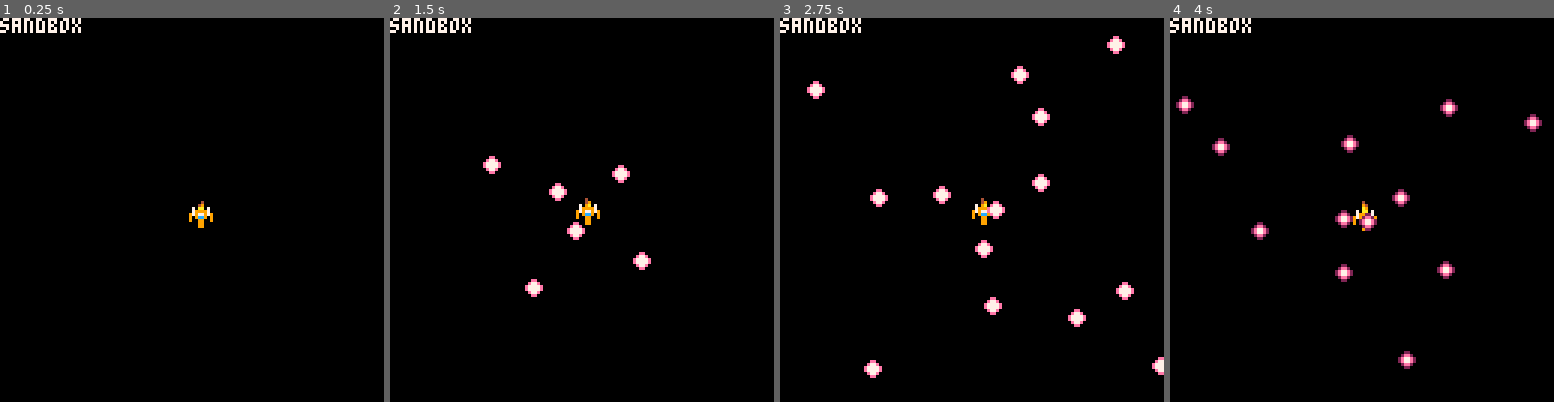
Above: before the commit, frames 1-4 (left to right).
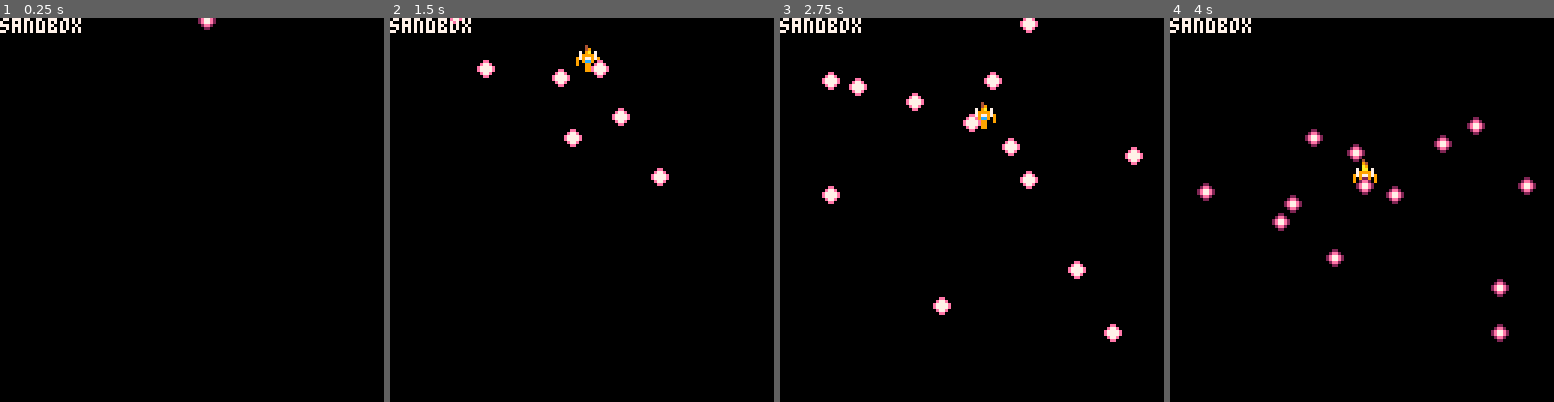
Above: after the commit, the same moments.

Repository: jmcarlson0320/pico8_dev
Game: PICO-8 cartridge shooter.p8
Two runs of this game, one before a commit and one after it. Both use one fixed random seed, a clock stepped at 60 frames per second and the inputs below.
Inputs:
- Up to frame 1 (0.25 s): no input
- Up to frame 2 (1.5 s): tap X (X key) at 0.33, 1.07 s; tap O (Z key) at 0.7 s
- Up to frame 3 (2.75 s): hold Right 1.6-2.1 s; tap O (Z key) at 1.7, 2.1, 2.5 s; tap X (X key) at 1.85 s; hold Up 2.15-2.42 s; hold Right from 2.47 s (still down)
- Up to frame 4 (4 s): tap O (Z key) at 2.9, 3.3, 3.7 s; tap X (X key) at 2.97 s; release Right at 3.03 s; hold Left 3.08-3.58 s; hold Down 3.63-3.97 s

The runs differ from the first frame. In frame 1, 0.3% of the frame differs, in the area x 49-57%, y 0-55%; in frame 2, 2.2%; in frame 3, 4.2%, in the area x 7-100%, y 0-94%; in frame 4, 3.8%.

Commit message:
Add spray-bullets ai command

Diff:
--- a/shooter.p8
+++ b/shooter.p8
@@ -33,7 +33,7 @@
 function init_sandbox()
     _upd = update_sandbox
     _drw = draw_sandbox
-    add_intercepter(64, 64, stationary)
+    add_intercepter(64, -10, test_brain)
 end
 
 function update_sandbox()
@@ -245,12 +245,6 @@
     end
 end
 
-function spray_bullets(e, num_bullets)
-    local s = e.bullet_sprayer
-    s.magazine = num_bullets
-    s.shot_timer = 0
-end
-
 function explode_enemy(e)
     smoke(e.x + 4, e.y + 2)
     large_flash(e.x + 4, e.y + 2)
@@ -690,8 +684,13 @@
 -->8
 --brain
 test_brain = {
-    {"sto"},
-    {"fir", 0.75, 3},
+    {"hea", 0.75, 0.5},
+    {"spb", 10},
+    {"wai", 90},
+    {"spb", 10},
+    {"wai", 90},
+    {"spb", 10},
+    {"wai", 90}
 }
 
 flyin_flyout = {
@@ -789,6 +788,8 @@
         fire(enemy, enemy.x, enemy.y, inst[2], inst[3])
     elseif opcode == "tar" then
         target(enemy, inst[2], inst[3])
+    elseif opcode == "spb" then
+        spray_bullets(enemy, inst[2])
     end
 end
 
@@ -839,6 +840,13 @@
         make_enemy_bullet(enemy.x, enemy.y, dx, dy, green_orb)
     end
 end
+
+function spray_bullets(e, num_bullets)
+    local s = e.bullet_sprayer
+    s.magazine = num_bullets
+    s.shot_timer = 0
+end
+
 -->8
 --spawner
 
